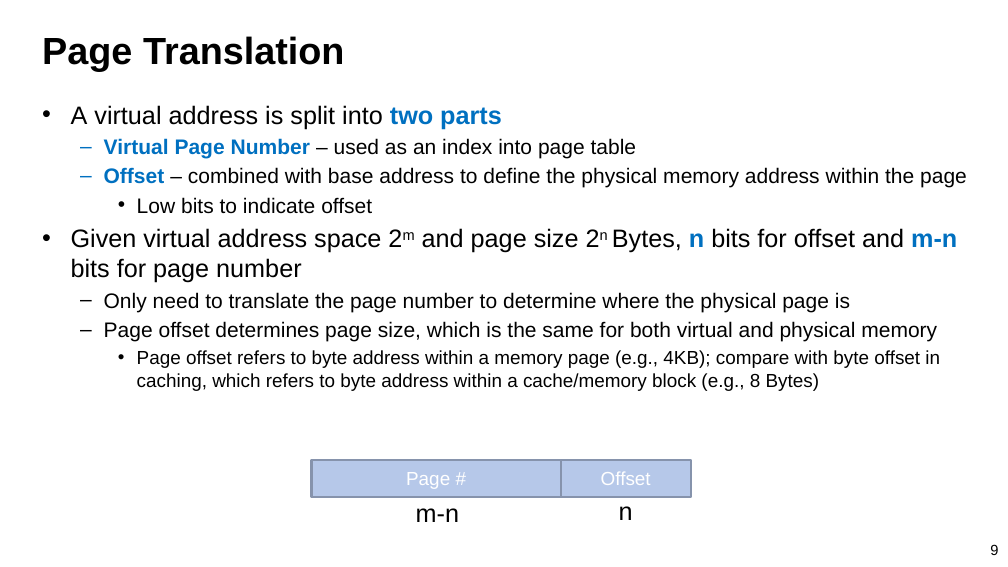
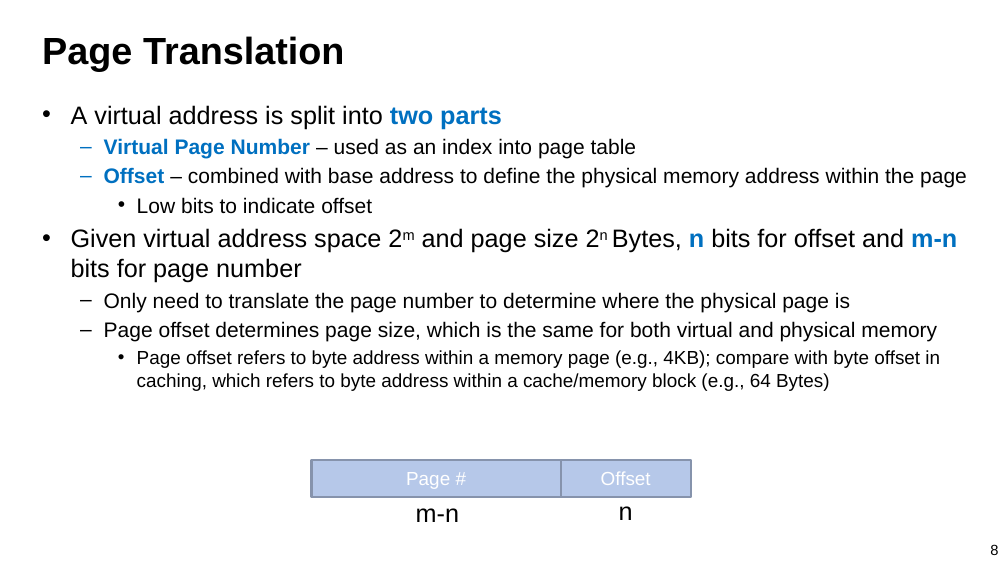
Before and after one commit to guhofstra/CSC112Fa26, a slide deck: slide 8 of PPTs/L8-Memory System II Paging.pptx (slide 9 before the commit). Drawn at 1008x567 pixels with LibreOffice and Linux fonts; fonts in the diff are those of the drawing. Boxes give left, top, right and bottom in pixels: in the first picture for what was removed or moved away, otherwise in the second. Text is boxed around its words. In the diff, an @@ line names an element or a change of style, - is before the commit and + after.

```diff
--- a/PPTs/L8-Memory System II Paging.pptx
+++ b/PPTs/L8-Memory System II Paging.pptx
@@ text at <box>137,350,940,391</box>: text changed @@
-    • Page offset refers to byte address within a memory page (e.g., 4KB); compare with byte offset in caching, which refers to byte address within a cache/memory block (e.g., 8 Bytes)
+    • Page offset refers to byte address within a memory page (e.g., 4KB); compare with byte offset in caching, which refers to byte address within a cache/memory block (e.g., 64 Bytes)
@@ page number at <box>990,544,998,555</box>: text changed @@
-9
+8
```
Also in this commit, not shown: 45 other slides changed, 5 slides added, 7 other files.
